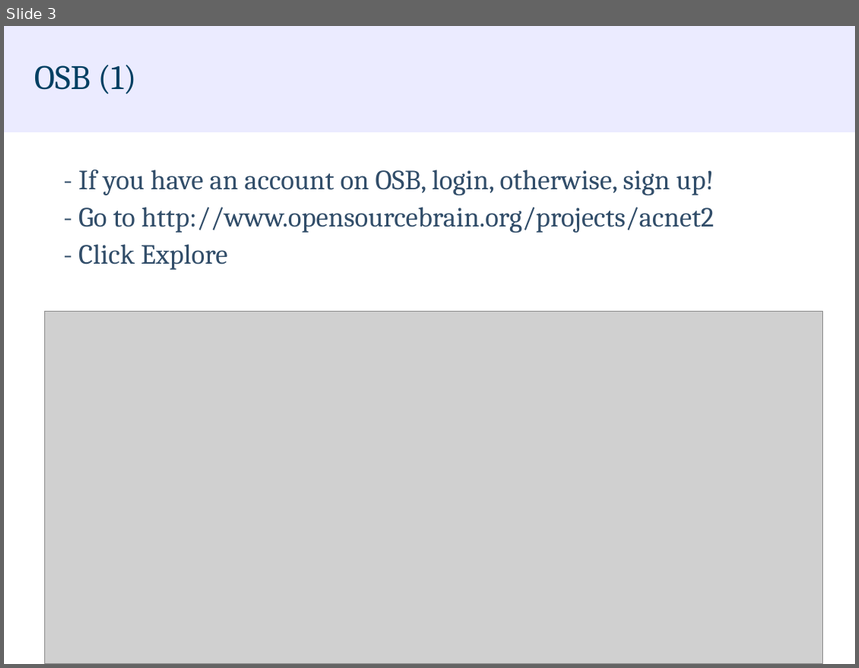
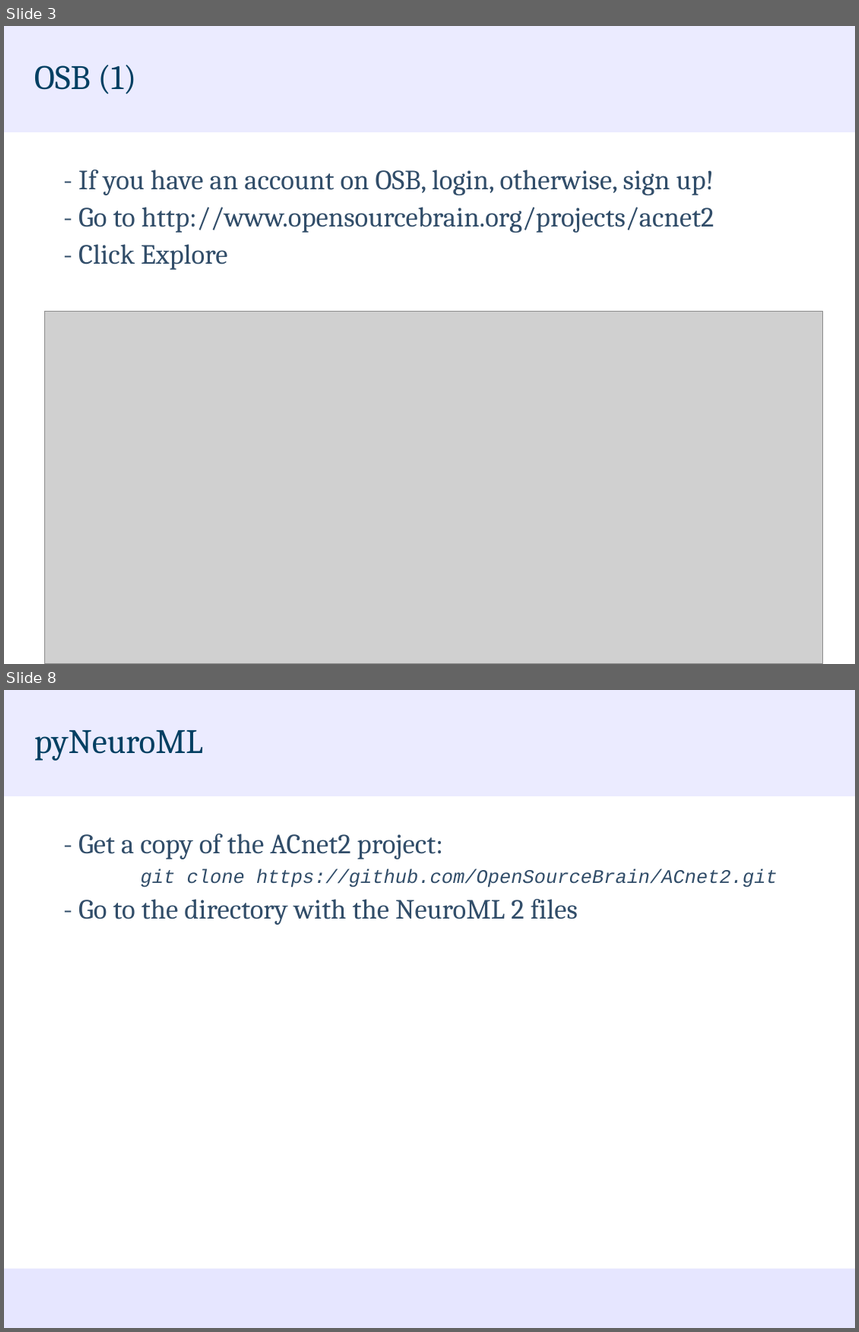
Before and after one commit to NeuroML/Presentations, a slide deck: NeuroML2_LEMS_OSB_HandsOn.odp. Shown one above the other, each under a label of ours: slide 3 before the commit, slides 3 and 8 after it; the slides between them are not shown. The pictures are 859x668 and 859x1332 pixels, drawn with LibreOffice and Linux fonts; fonts in the diff are those of the drawing; grey boxes stand for pictures; background and template pictures are left out. Boxes give left, top, right and bottom in pixels: in the first picture for what was removed or moved away, otherwise in the second. Text is boxed around its words. In the diff, an @@ line names an element or a change of style, - is before the commit and + after.

```diff
--- a/NeuroML2_LEMS_OSB_HandsOn.odp
+++ b/NeuroML2_LEMS_OSB_HandsOn.odp
@@ slide 8 added at [4, 690, 855, 1328], background #FFFFFF; not listed: 2 template elements that a slide beside it also shows @@
@@ title added at [34, 730, 203, 761], 32 pt, text #023F62 @@
+pyNeuroML
@@ text added at [78, 834, 778, 925], 26 pt, text #314D69 @@
+- Get a copy of the ACnet2 project:
+git clone https://github.com/OpenSourceBrain/ACnet2.git
+- Go to the directory with the NeuroML 2 files
```
Also in this commit, not shown: 2 slides changed, 2 other slides added.
